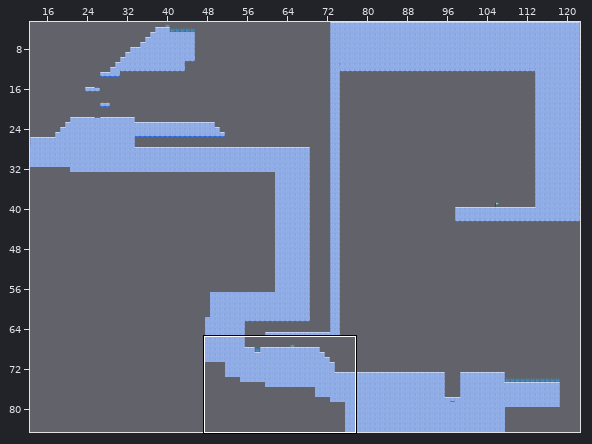
Tiled map: assets/maps/level_2.tmx. The picture above shows the old version from afar; the outline marks the close-up.
Close-up. Old version:
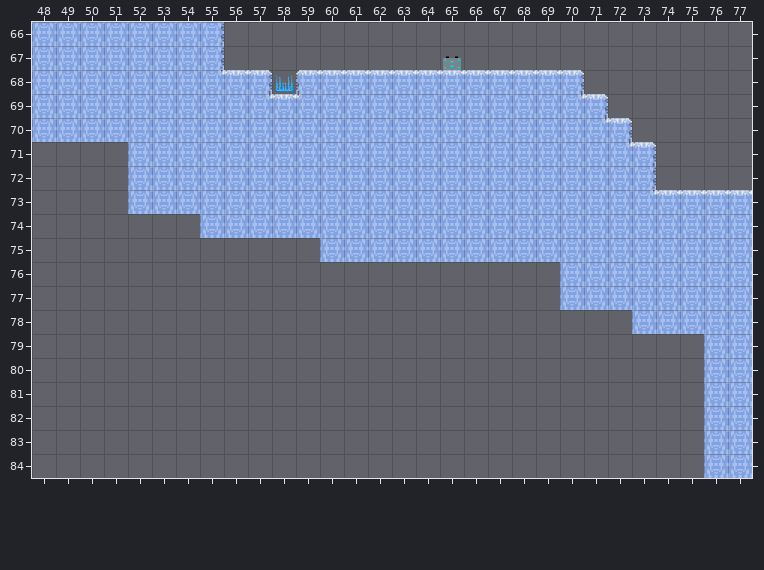
Cells are 128x128 px. Shown: x 48..77, y 66..84. The commit also changed other parts of the map, which this record leaves out. Tiles whose own drawing changed are shown in their newer look in all pictures.
The result:
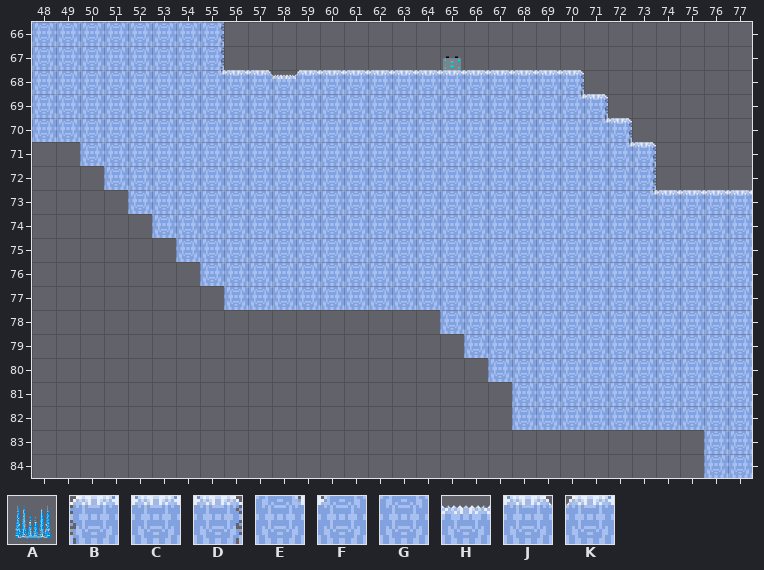
Key: from "extras_tilesheet": A 1; from "ice_with_water_tileset": B 0, C 1, D 2, E 4, F 5, G 9; from "ice_with_water_tileset_spikes": H 1, J 11, K 12.
_ is an empty cell.
Difference:
Layer "wall_contact":
Tile G replaces tile C in row 69 at x 58.
Tile G replaces tile E in row 69 at x 57.
Tile G replaces tile F in row 69 at x 59.
Tile G is added in row 71 at x 50 to 51; in row 72 at x 51; in row 74 at x 53 to 54; in row 75 at x 54 to 59; in row 76 at x 55 to 69; in row 77 at x 56 to 69.
Tile G is added in row 78 at x 65 to 72; in row 79 at x 66 to 75; in row 80 at x 67 to 75; in rows 81 to 82 at x 68 to 75.
Tile J replaces tile D in row 68 at x 57.
Tile K replaces tile B in row 68 at x 59.
Layer "death":
Tile H replaces tile A in row 68 at x 58.
